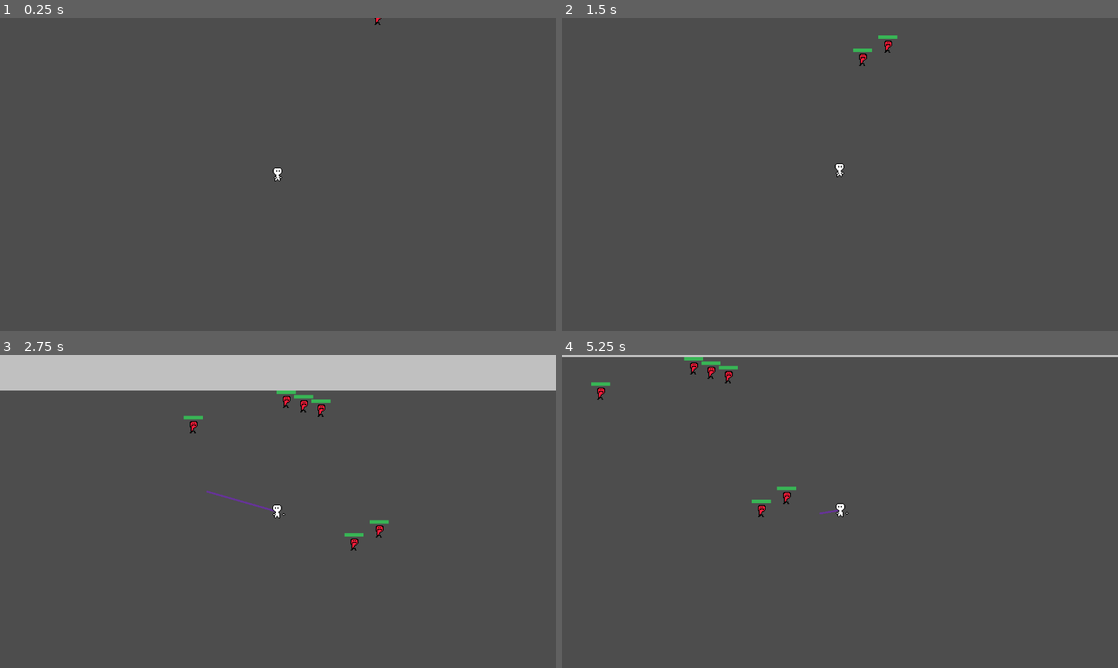
Above: before the commit, frames 1-4 (two rows, left to right).
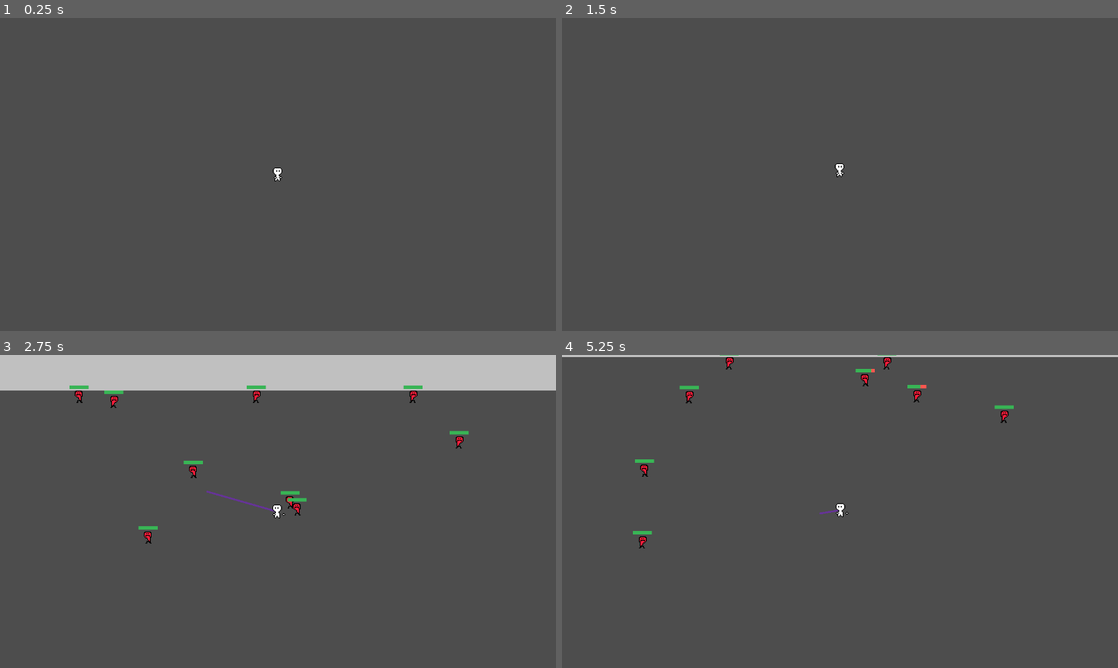
Above: after the commit, the same moments.

Repository: jelmersnippe/punching-game
Game: Godot game, scene res://main.tscn
The game is run twice, just before and just after one commit, with the same random seed, the same clock (stepped at 60 frames per second) and the same inputs.
Inputs (mouse positions are in pixels of both pictures, inside the frame that each line leads up to):
- Up to frame 1 (0.25 s): no input
- Up to frame 2 (1.5 s): tap Enter at 0.5 s; move the mouse to (812, 237) at 0.52 s; press the mouse at (812, 237) at 0.53 s; hold W (move_up) from 0.53 s (still down); move the mouse to (1006, 221) at 1.27 s; release the mouse at (1006, 221) at 1.28 s; click (1006, 221) at 1.35 s
- Up to frame 3 (2.75 s): move the mouse to (111, 464) at 2.02 s; release W (move_up) at 2.03 s; press the mouse at (111, 464) at 2.03 s; hold A (move_left) from 2.03 s (still down)
- Up to frame 4 (5.25 s): move the mouse to (867, 511) at 2.77 s; release the mouse at (867, 511) at 2.78 s; click (867, 511) at 2.85 s; move the mouse to (756, 433) at 3.52 s; release A (move_left) at 3.53 s; press the mouse at (756, 433) at 3.53 s; hold S (move_down) 3.53-4.28 s; move the mouse to (962, 495) at 4.27 s; release the mouse at (962, 495) at 4.28 s; hold D (move_right) 4.28-5.03 s; click (962, 495) at 4.35 s; move the mouse to (728, 527) at 5.02 s; press the mouse at (728, 527) at 5.03 s; hold W (move_up) from 5.03 s (still down)

The runs differ from the first frame. In frame 1, less than 0.1% of the frame differs, in the area x 67-69%, y 0-3%; in frame 2, 0.2%; in frame 3, 1.2%, in the area x 12-85%, y 9-63%; in frame 4, 1.1%.

Commit message:
Add simple wander/follow behavior to enemy

Diff:
--- a/enemy.gd
+++ b/enemy.gd
@@ -3,7 +3,9 @@
 
 @export var speed = 50
 @export var knockback_recovery_speed = 5
-@export var velocity_deadzone = 2
+
+@export var wander_range: Vector2 = Vector2(200, 200)
+@export var detection_range: float = 100
 
 @export var base_health = 10:
 	set(value):
@@ -20,8 +22,22 @@
 
 var remaining_knocked_grace_time = 0
 
+var current_state: State = State.WANDERING
+enum State {
+	WANDERING,
+	FOLLOWING
+}
+
+var target: Node2D = null
+
 func _ready():
+	current_state = State.WANDERING
+	wander_target = position
 	current_health = base_health
+
+	var detection_shape = CircleShape2D.new()
+	detection_shape.radius = detection_range
+	$DetectionRange/CollisionShape2D.shape = detection_shape
 
 func _process(delta):
 	if velocity.x > 0:
@@ -43,9 +59,38 @@
 
 		if sign(prev_velocity) != sign(velocity):
 			knocked = false
+			wander_target = position
 			velocity = Vector2.ZERO
+	else:
+		match current_state:
+			State.WANDERING:
+				_wander_behavior()
+			State.FOLLOWING:
+				_follow_behavior()
 
 	move_and_slide()
+
+var wander_target: Vector2
+func _wander_behavior():
+	if target != null:
+		current_state = State.FOLLOWING
+		return
+
+	if position.distance_to(wander_target) < 2:
+		print(get_name() + " picking new wander target")
+		wander_target = position + Vector2(randf_range(-wander_range.x, wander_range.x), randf_range(-wander_range.y, wander_range.y))
+
+	var direction = (wander_target - position).normalized()
+	velocity = direction * speed
+
+
+func _follow_behavior():
+	if target == null:
+		current_state = State.WANDERING
+		return
+
+	var direction = (target.position - position).normalized()
+	velocity = direction * speed
 
 func knockback(normalized_impact_direction: Vector2, force: float):
 	if knocked:
@@ -79,3 +124,23 @@
 		enemy.take_damage(damage)
 		velocity /= 4
 		print(get_name() + " slowed to " + str(velocity))
+
+
+
+func _on_detection_range_body_entered(body):
+	if not body is Player:
+		return
+
+	print(get_name() + " acquired target " + body.get_name())
+	target = body
+	current_state = State.FOLLOWING
+
+
+func _on_detection_range_body_exited(body):
+	if body != target:
+		return
+
+	print(get_name() + " lost target " + body.get_name())
+	target = null
+	wander_target = position
+	current_state = State.WANDERING
--- a/enemy.tscn
+++ b/enemy.tscn
@@ -14,6 +14,8 @@
 
 [sub_resource type="RectangleShape2D" id="RectangleShape2D_hk3ai"]
 size = Vector2(12, 18)
+
+[sub_resource type="CircleShape2D" id="CircleShape2D_hc7r8"]
 
 [node name="Enemy" type="CharacterBody2D"]
 collision_layer = 8
@@ -51,4 +53,11 @@
 position = Vector2(0, 1)
 shape = SubResource("RectangleShape2D_hk3ai")
 
+[node name="DetectionRange" type="Area2D" parent="."]
+
+[node name="CollisionShape2D" type="CollisionShape2D" parent="DetectionRange"]
+shape = SubResource("CircleShape2D_hc7r8")
+
 [connection signal="area_entered" from="Hitbox" to="." method="_on_hitbox_area_entered"]
+[connection signal="body_entered" from="DetectionRange" to="." method="_on_detection_range_body_entered"]
+[connection signal="body_exited" from="DetectionRange" to="." method="_on_detection_range_body_exited"]
--- a/player.gd
+++ b/player.gd
@@ -1,4 +1,5 @@
 extends CharacterBody2D
+class_name Player
 
 @export var SPEED = 300.0
 @export var CHARGE_SLOWDOWN = 0.3
Not shown: 1 places in enemy.tscn that only renumber resources
